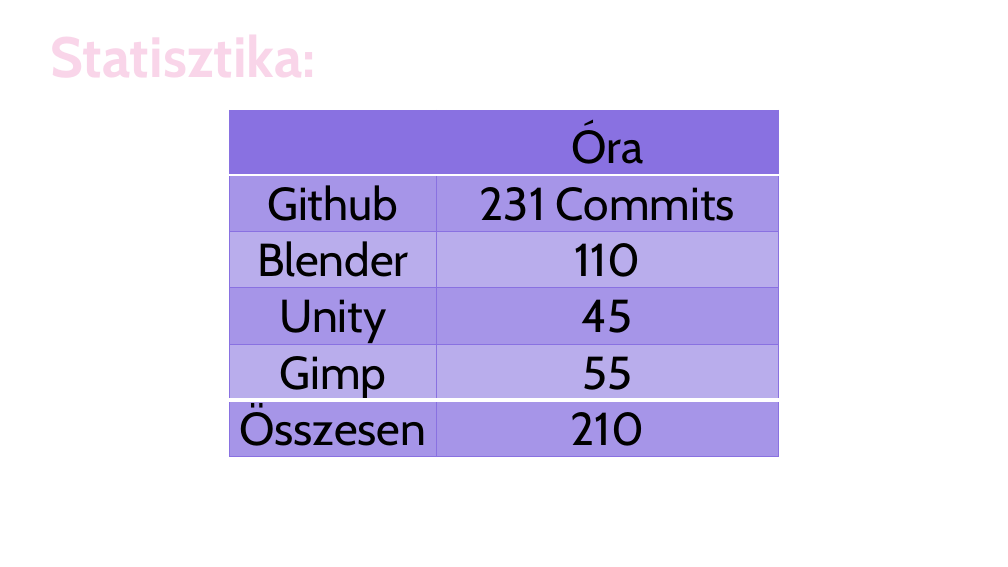
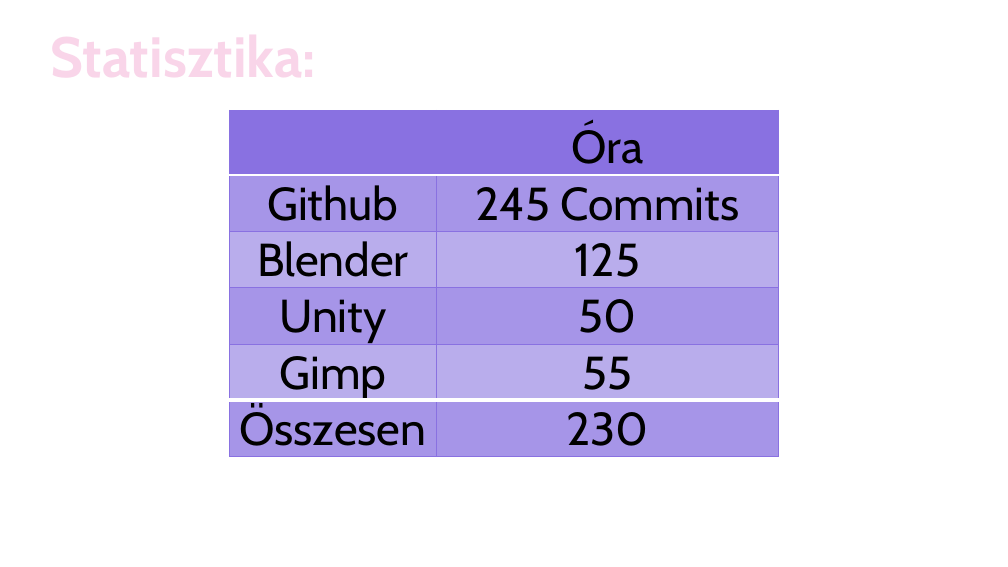
Before and after one commit to Z0lcs/SPACE-DUCK, a slide deck: slide 5 of PPT/Workshop_feb.pptx. Drawn at 1008x567 pixels with LibreOffice and Linux fonts; fonts in the diff are those of the drawing; background and template pictures are left out. Boxes give left, top, right and bottom in pixels: in the first picture for what was removed or moved away, otherwise in the second. Text is boxed around its words. In the diff, an @@ line names an element or a change of style, - is before the commit and + after.

Commit message:
PPT v3

```diff
--- a/PPT/Workshop_feb.pptx
+++ b/PPT/Workshop_feb.pptx
@@ table at (230, 110, 778, 457) @@
-row 2, column 2: 231 Commits
+row 2, column 2: 245 Commits
-row 3, column 2: 110
+row 3, column 2: 125
-row 4, column 2: 45
+row 4, column 2: 50
-row 6, column 2: 210
+row 6, column 2: 230
```
Also in this commit, not shown: 3 other slides changed, 1 slide added, 1 slide removed.
